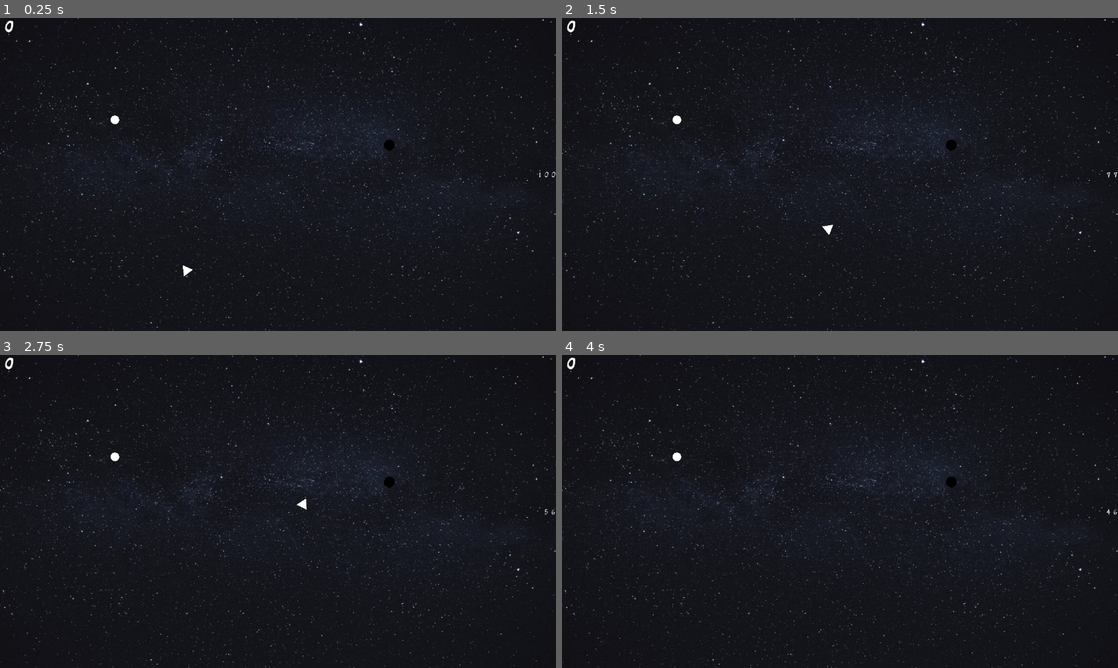
Above: before the commit, frames 1-4 (two rows, left to right).
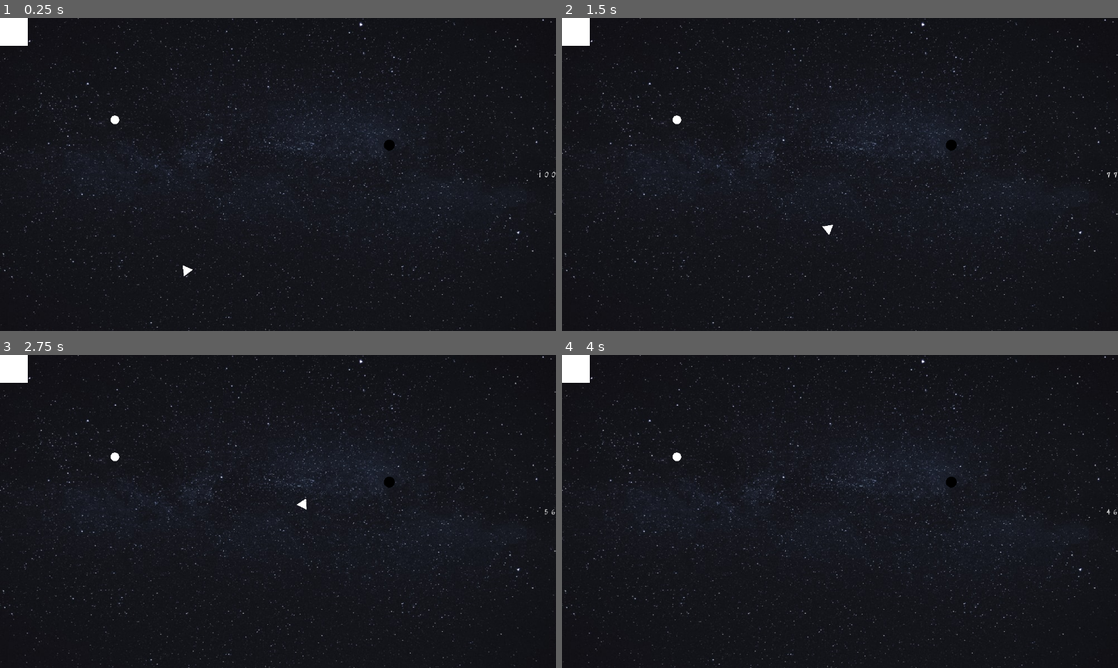
Above: after the commit, the same moments.

Repository: git-cakedev/Mini-Jam-92
Game: Godot game, scene res://Main.tscn
Same seed, same stepped clock (60 frames per second), same inputs: the game is played once before the commit and once after it.
Inputs (mouse positions are in pixels of both pictures, inside the frame that each line leads up to):
- Up to frame 1 (0.25 s): no input
- Up to frame 2 (1.5 s): tap Enter at 0.5 s; move the mouse to (962, 158) at 0.52 s; press the mouse at (962, 158) at 0.53 s; move the mouse to (728, 190) at 1.27 s; release the mouse at (728, 190) at 1.28 s; tap Space (stop) at 1.35 s
- Up to frame 3 (2.75 s): tap Space (stop) at 2 s; move the mouse to (333, 442) at 2.02 s; press the mouse at (333, 442) at 2.03 s
- Up to frame 4 (4 s): move the mouse to (812, 574) at 2.77 s; release the mouse at (812, 574) at 2.78 s; tap Space (stop) at 2.85 s; tap Enter at 3.5 s; move the mouse to (1006, 558) at 3.52 s; press the mouse at (1006, 558) at 3.53 s

The runs differ from the first frame. In frame 1, 0.4% of the frame differs, in the area x 0-5%, y 0-9%; in frame 2, 0.4%; in frame 3, 0.4%; in frame 4, 0.4%.
Error after the commit: Attempt to call function 'connect' in base 'null instance' on a null instance. (res://Scripts/Shooter.gd:16)

Commit message:
release version

Diff:
--- a/Main.tscn
+++ b/Main.tscn
@@ -8,6 +8,7 @@
 [ext_resource path="res://Assets/font.ttf" type="DynamicFontData" id=6]
 [ext_resource path="res://Scripts/Main.gd" type="Script" id=7]
 [ext_resource path="res://Runner.tscn" type="PackedScene" id=8]
+[ext_resource path="res://Shooter.tscn" type="PackedScene" id=9]
 
 [sub_resource type="CircleShape2D" id=1]
 radius = 144.379
@@ -122,3 +123,5 @@
 
 [node name="Runner" parent="." instance=ExtResource( 8 )]
 position = Vector2( 264.597, 234.306 )
+
+[node name="Shooter" parent="." instance=ExtResource( 9 )]
--- /dev/null
+++ b/Scripts/Shooter.gd
@@ -0,0 +1,55 @@
+extends KinematicBody2D
+
+const G = 6.67e-11
+
+var target: Vector2
+var velocity = Vector2.ZERO
+var influence_bodies: Array
+
+export (int) var SPEED = 5000
+export (int) var RANGE = 5000
+export (int) var VALUE = 25
+
+
+func _ready():
+	$"KillBox".add_to_group("enemy")
+	get_node("VisibilityNotifier2D").connect("screen_exited", self, "_on_screen_exited")
+	get_node("KillBox").connect("area_entered", self, "_on_collision")
+	target = Vector2.ZERO
+	$"Area2D/CollisionShape2D".shape.radius = RANGE
+
+
+func _physics_process(delta):
+	#if target == Vector2.ZERO:	return
+	influence_bodies = $"Area2D".get_overlapping_bodies()
+
+	for body in influence_bodies:
+		if body.is_in_group("player"):
+			velocity += evade(body)
+
+		if body.is_in_group("has_mass"):
+			var body_pos = body.get_global_position()
+			var dir = position.direction_to(body_pos)
+			var force = (G * body.get_mass())
+			force = force / pow((body_pos.distance_to(position)), 2)
+			velocity += (force * dir)
+
+	var direction = global_position.direction_to(target)
+	velocity = velocity * delta
+	move_and_slide(velocity, Vector2.UP)
+
+func get_value():
+	return VALUE
+
+func evade(body: Node):
+	var dir = position.direction_to(body.get_global_position())
+	dir = dir * (-1) # opposite direction
+	var v = dir * SPEED
+	return v
+
+func _on_screen_exited():
+	queue_free()
+
+func _on_collision(body):
+	if body.is_in_group("kill"):
+		queue_free()
--- /dev/null
+++ b/Shooter.tscn
@@ -0,0 +1,33 @@
+[gd_scene load_steps=5 format=2]
+
+[ext_resource path="res://Scripts/Shooter.gd" type="Script" id=1]
+
+[sub_resource type="RectangleShape2D" id=1]
+extents = Vector2( 64, 64 )
+
+[sub_resource type="CircleShape2D" id=2]
+radius = 384.0
+
+[sub_resource type="CircleShape2D" id=3]
+radius = 64.4981
+
+[node name="Shooter" type="KinematicBody2D"]
+script = ExtResource( 1 )
+
+[node name="Sprite" type="Sprite" parent="."]
+
+[node name="CollisionShape2D" type="CollisionShape2D" parent="."]
+shape = SubResource( 1 )
+
+[node name="Polygon2D" type="Polygon2D" parent="."]
+polygon = PoolVector2Array( -64, -64, 64, -64, 64, 64, -64, 64 )
+
+[node name="Area2D" type="Area2D" parent="."]
+
+[node name="CollisionShape2D" type="CollisionShape2D" parent="Area2D"]
+shape = SubResource( 2 )
+
+[node name="KillBox" type="Area2D" parent="."]
+
+[node name="CollisionShape2D" type="CollisionShape2D" parent="KillBox"]
+shape = SubResource( 3 )
Not shown: 1 places in Main.tscn that only renumber resources
